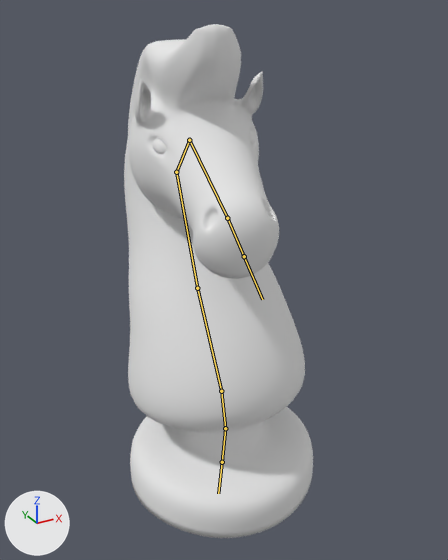
A saved change to the FBX model Assets/horse.fbx.
The view is the same before and after, from a camera (50 mm lens) standing at (-1.22, -2.23, 2.09) and looking at (0.03, 0.05, 0.95). The lights are fixed; the arrows at lower left show +X, +Y and +Z. Both versions are drawn at frame 92 of the action 'Armature|jump'; the numbers are the values there. The bones that bend it are drawn over the model as lines.

The first picture shows 'Knight'.
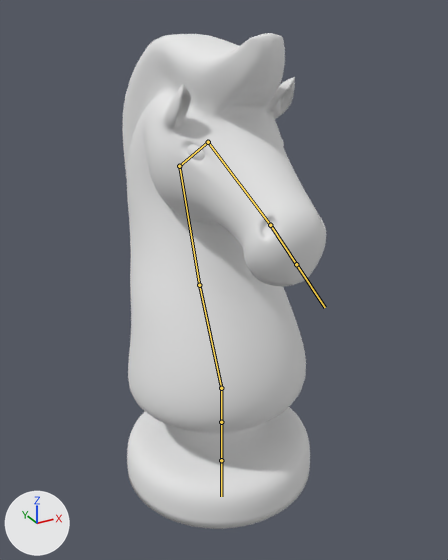
Location of each change, (x1, y1, x2, y2) in pixels of the pictures (448 x 560 px):
'Knight', posed (8% wider)
    before: (124, 24, 313, 538)
    after: (122, 33, 326, 529)
bone 'Bone', root to tip
    before: (221, 391) to (197, 288)
    after: (221, 388) to (199, 285)
bone 'Bone.001', root to tip
    before: (197, 288) to (176, 172)
    after: (199, 285) to (179, 166)
bone 'Bone.002', root to tip
    before: (176, 172) to (189, 140)
    after: (179, 166) to (208, 142)
bone 'Bone.003', root to tip
    before: (189, 140) to (227, 218)
    after: (208, 142) to (270, 225)
bone 'Bone.007', root to tip
    before: (221, 391) to (225, 428)
    after: (221, 388) to (221, 422)
bone 'Bone.008', root to tip
    before: (225, 428) to (222, 462)
    after: (221, 422) to (221, 460)

What the commit changed:
Bone 'Bone' (bone_bone) moves from (2.036, 0.289, -0.173) to (2.036, 0.305, -0.178).
Bone 'Bone' (bone_bone) turns from (-65, 70, -92) to (-68, 70, -92) degrees about its own x, y and z.
Bone 'Bone.001' (bone_bone_001) turns from (3, -4, 1) to (0, 0, 0) degrees about its own x, y and z.
Bone 'Bone.002' (bone_bone_002) turns from (0, -5, -5) to (-4, 0, 1) degrees about its own x, y and z.
Bone 'Bone.003' (bone_bone_003) turns from (-8, 2, 1) to (-1, 0, 0) degrees about its own x, y and z.
Bone 'Bone.007' (bone_bone_007) moves from (-2.036, -0.33, -0.066) to (-2.036, -0.347, -0.066).
Bone 'Bone.007' (bone_bone_007) turns from (-12, -90, 0) to (0, -90, 0) degrees about its own x, y and z.
Bone 'Bone.008' (bone_bone_008) turns from (21, 0, 0) to (0, 0, 0) degrees about its own x, y and z.
